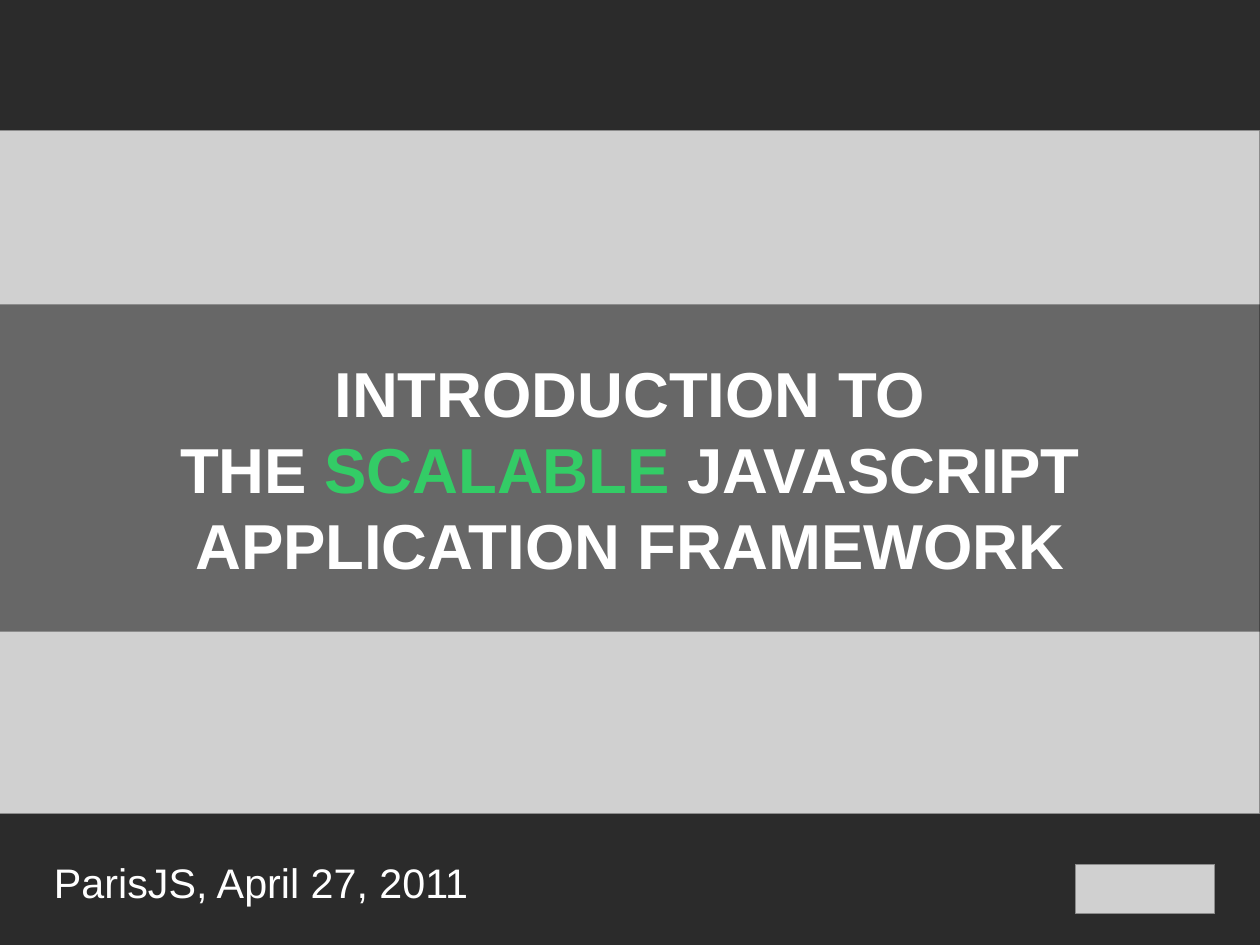
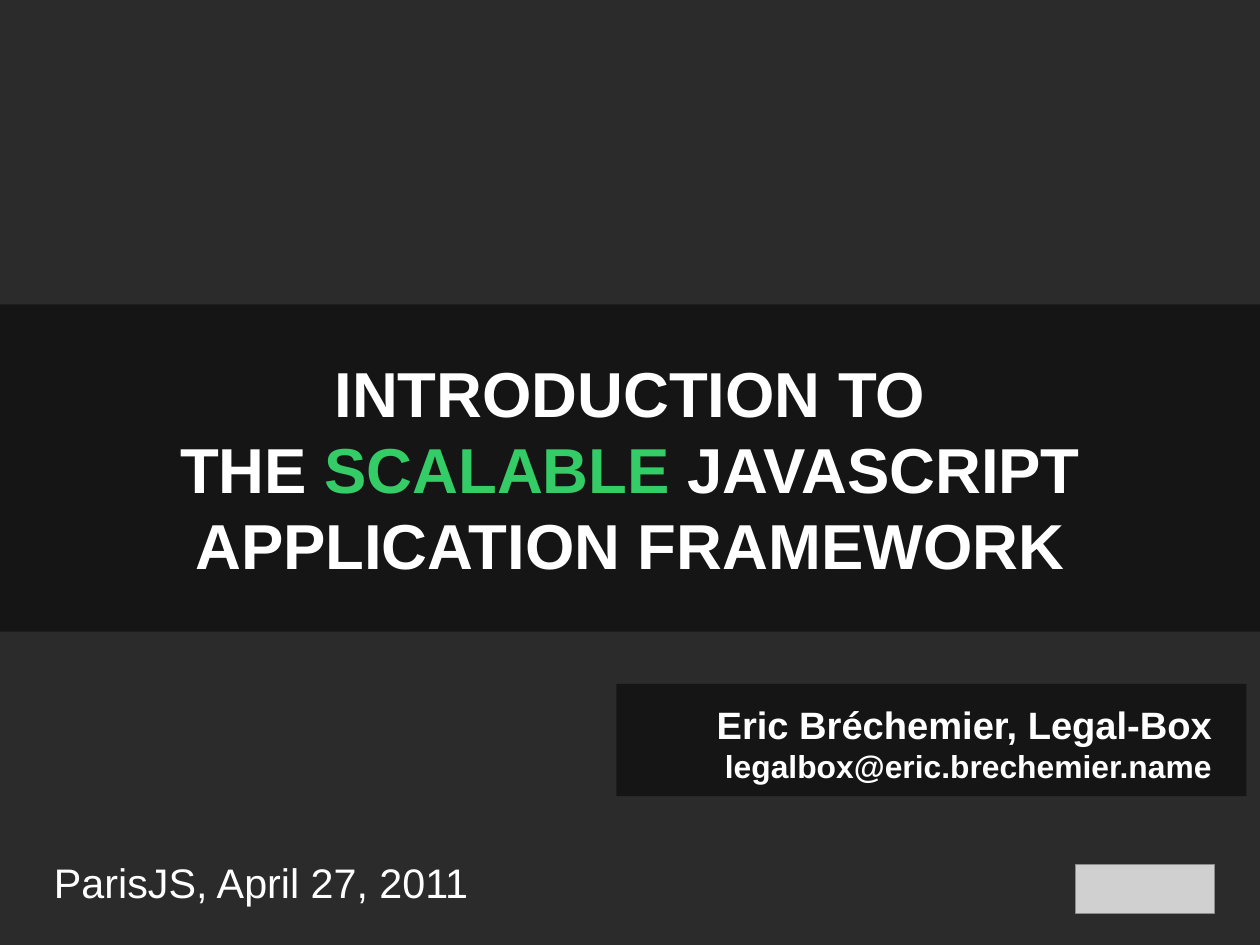
Before and after one commit to eric-brechemier/introduction_to_lb_js_scalableApp, a slide deck: slide 1 of introduction_to_lb_js_scalableApp.odp. Drawn at 1260x945 pixels with LibreOffice and Linux fonts; fonts in the diff are those of the drawing; grey boxes stand for pictures; background and template pictures are left out; a plain dark background stands for a picture behind light text. Boxes give left, top, right and bottom in pixels: in the first picture for what was removed or moved away, otherwise in the second. Text is boxed around its words. In the diff, an @@ line names an element or a change of style, - is before the commit and + after.

```diff
--- a/introduction_to_lb_js_scalableApp.odp
+++ b/introduction_to_lb_js_scalableApp.odp
@@ picture removed at (0,131,1260,814) @@
@@ rectangle added at (616,684,1246,796), fill #000000 at 50% opacity, 20 pt, text #FFFFFF, bold @@
+Eric Bréchemier, Legal-Box
+legalbox@eric.brechemier.name
```
Also in this commit, not shown: 3 other slides changed, 1 slide added.
